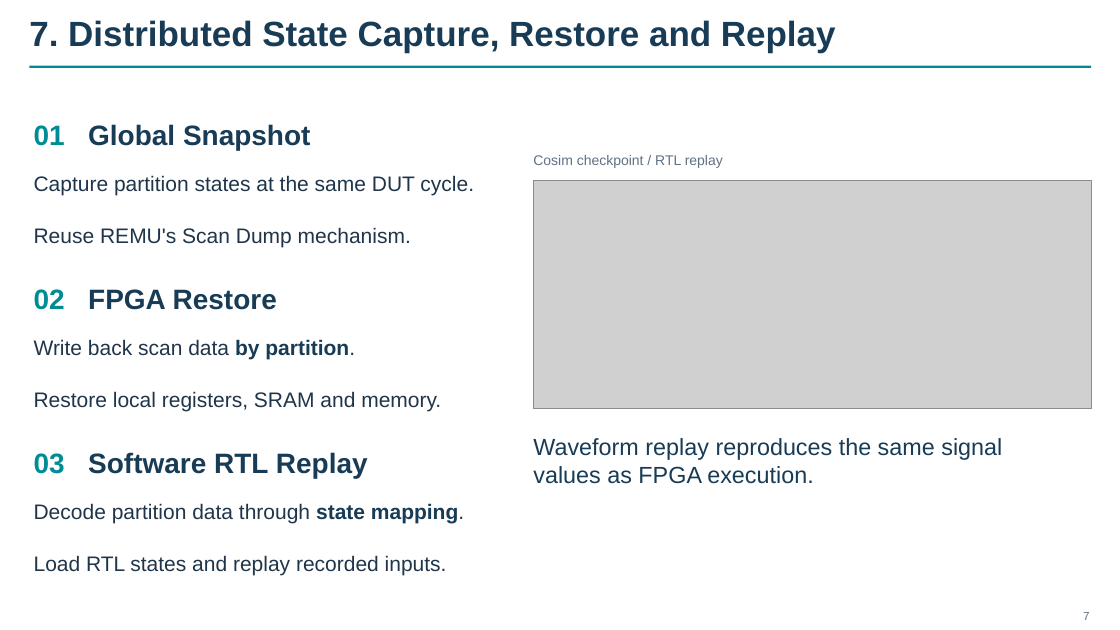
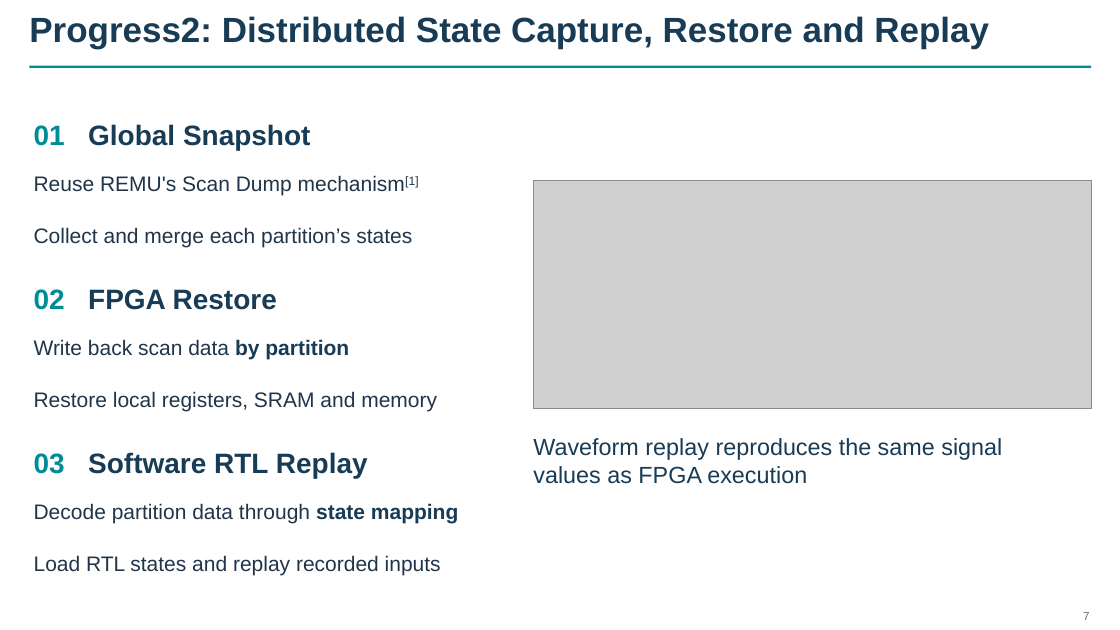
Before and after one commit to euphgh/shtthesis, a slide deck: slide 9 of pptx/midterm/REMUS_Midterm_Final.pptx. Drawn at 1120x630 pixels with LibreOffice and Linux fonts; fonts in the diff are those of the drawing; grey boxes stand for pictures. Boxes give left, top, right and bottom in pixels: in the first picture for what was removed or moved away, otherwise in the second. Text is boxed around its words. In the diff, an @@ line names an element or a change of style, - is before the commit and + after.

```diff
--- a/pptx/midterm/REMUS_Midterm_Final.pptx
+++ b/pptx/midterm/REMUS_Midterm_Final.pptx
@@ title at bbox=[29, 16, 989, 48]: text changed @@
-7. Distributed State Capture, Restore and Replay
+Progress2: Distributed State Capture, Restore and Replay
@@ text at bbox=[34, 175, 418, 195]: text changed @@
-Reuse REMU's Scan Dump mechanism.
+Reuse REMU's Scan Dump mechanism[1]
@@ text removed at bbox=[34, 175, 474, 195] @@
-Capture partition states at the same DUT cycle.
@@ text removed at bbox=[533, 155, 723, 168] @@
-Cosim checkpoint / RTL replay
@@ text added at bbox=[34, 227, 412, 248], 18 pt, text #20354A @@
+Collect and merge each partition’s states
@@ text at bbox=[34, 339, 349, 359]: text changed @@
-Write back scan data by partition.
+Write back scan data by partition
@@ text at bbox=[34, 391, 437, 411]: text changed @@
-Restore local registers, SRAM and memory.
+Restore local registers, SRAM and memory
@@ text at bbox=[533, 466, 807, 484]: text changed @@
-values as FPGA execution.
+values as FPGA execution
@@ text at bbox=[34, 503, 458, 523]: text changed @@
-Decode partition data through state mapping.
+Decode partition data through state mapping
@@ text at bbox=[34, 555, 441, 575]: text changed @@
-Load RTL states and replay recorded inputs.
+Load RTL states and replay recorded inputs
```
Also in this commit, not shown: 12 other slides changed.
